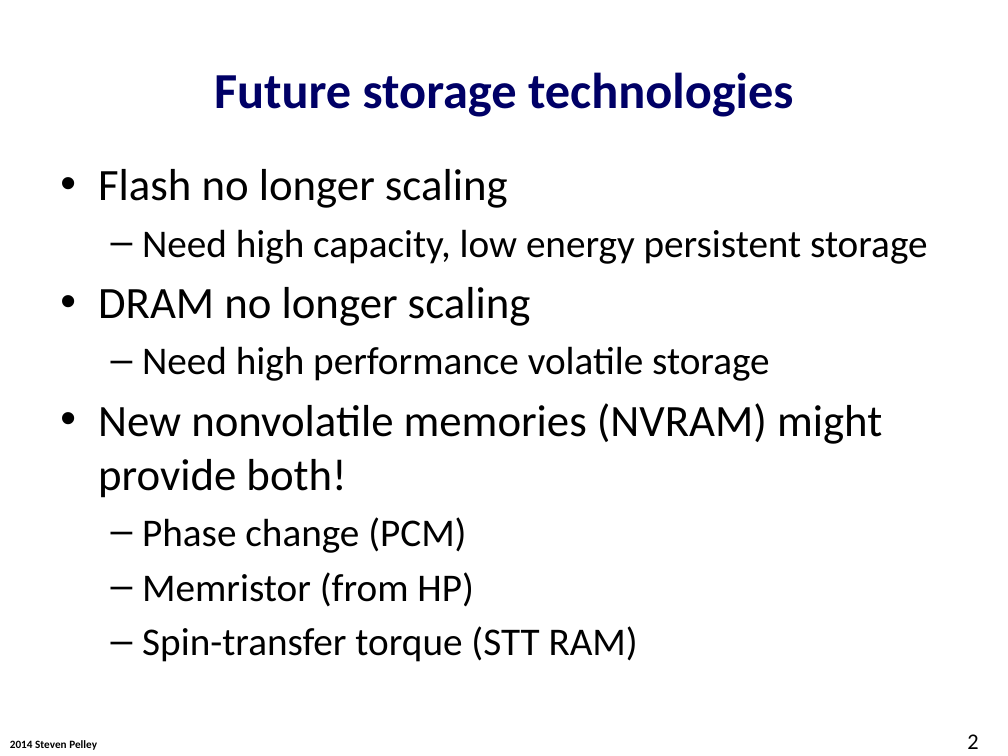
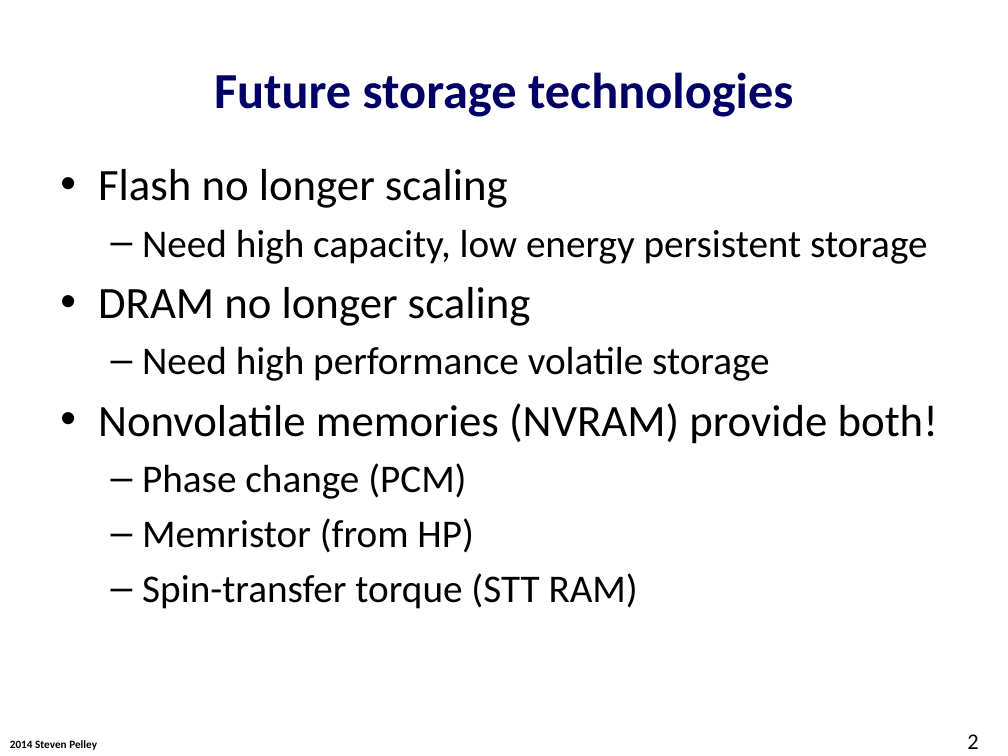
Before and after one commit to Abulila/dissertation, a slide deck: slide 2 of proposal/defense.pptx. Drawn at 1008x756 pixels with LibreOffice and Linux fonts; fonts in the diff are those of the drawing; background and template pictures are left out. Boxes give left, top, right and bottom in pixels: in the first picture for what was removed or moved away, otherwise in the second. Text is boxed around its words. In the diff, an @@ line names an element or a change of style, - is before the commit and + after.

```diff
--- a/proposal/defense.pptx
+++ b/proposal/defense.pptx
@@ text at box(98, 403, 938, 444): text changed @@
-• New nonvolatile memories (NVRAM) might provide both!
+• Nonvolatile memories (NVRAM) provide both!
```
Also in this commit, not shown: 18 other slides changed, 1 slide removed.
